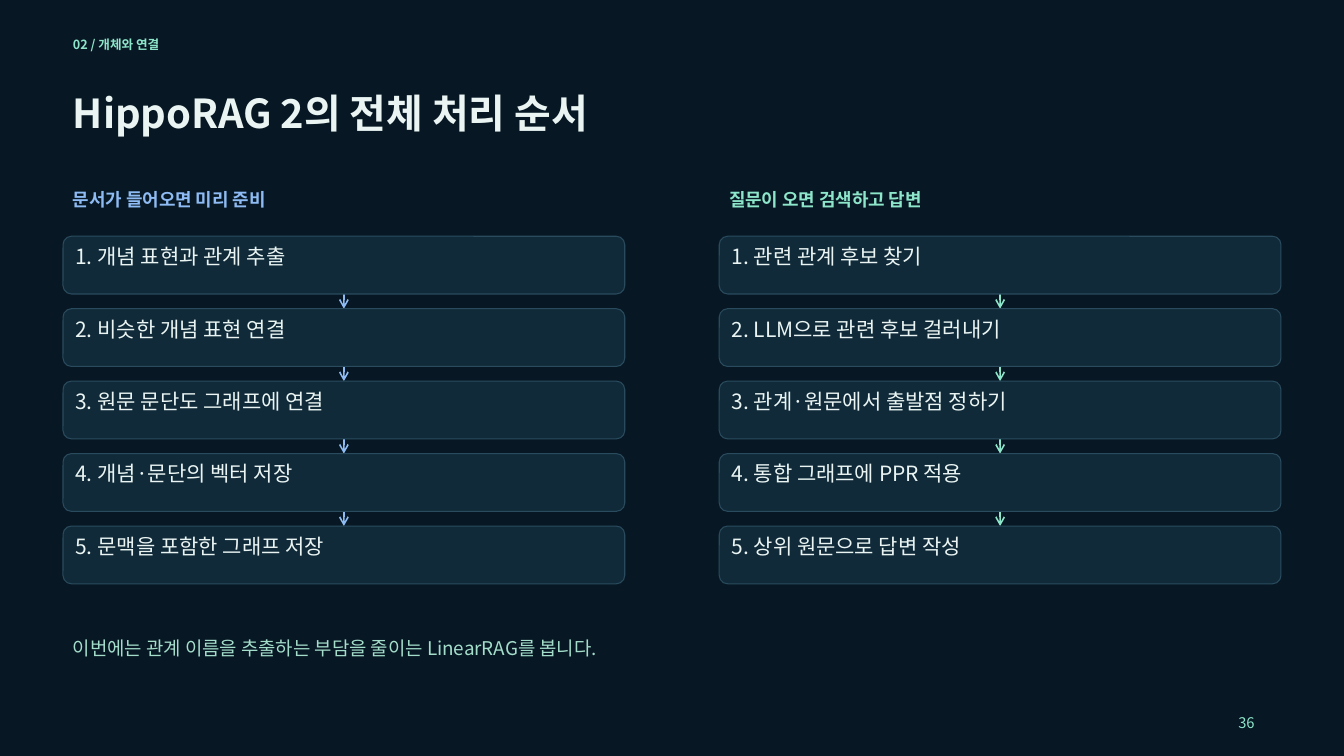
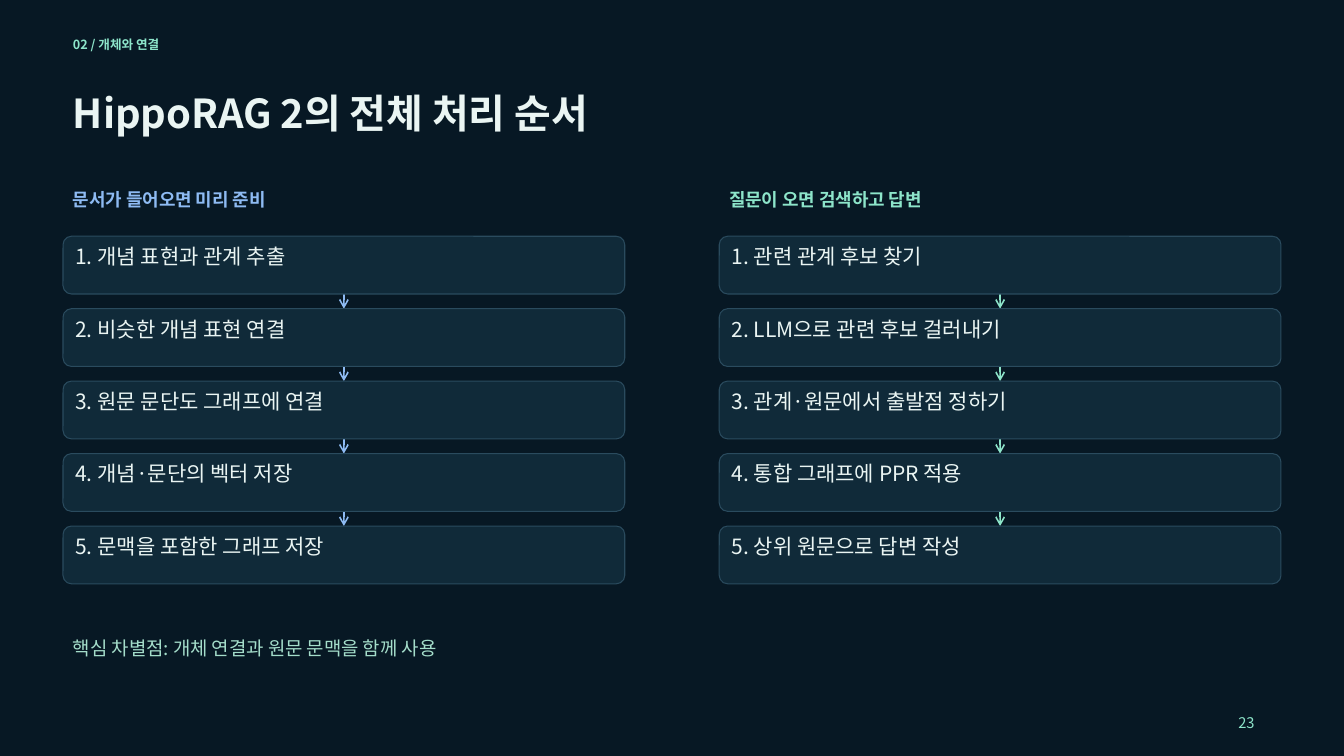
Before and after one commit to euiyulsong/graphrag-atlas, a slide deck: slide 23 of slides/GraphRAG_Atlas_Tech_Seminar.pptx (slide 36 before the commit). Drawn at 1344x756 pixels with LibreOffice and Linux fonts; fonts in the diff are those of the drawing. Boxes give left, top, right and bottom in pixels: in the first picture for what was removed or moved away, otherwise in the second. Text is boxed around its words. In the diff, an @@ line names an element or a change of style, - is before the commit and + after.

```diff
--- a/slides/GraphRAG_Atlas_Tech_Seminar.pptx
+++ b/slides/GraphRAG_Atlas_Tech_Seminar.pptx
@@ text at [73, 639, 437, 657]: text changed @@
-이번에는 관계 이름을 추출하는 부담을 줄이는 LinearRAG를 봅니다.
+핵심 차별점: 개체 연결과 원문 문맥을 함께 사용
@@ text at [1238, 717, 1254, 728]: text changed @@
-36
+23
```
Also in this commit, not shown: 12 other slides changed, 30 slides removed, 5 other files.
